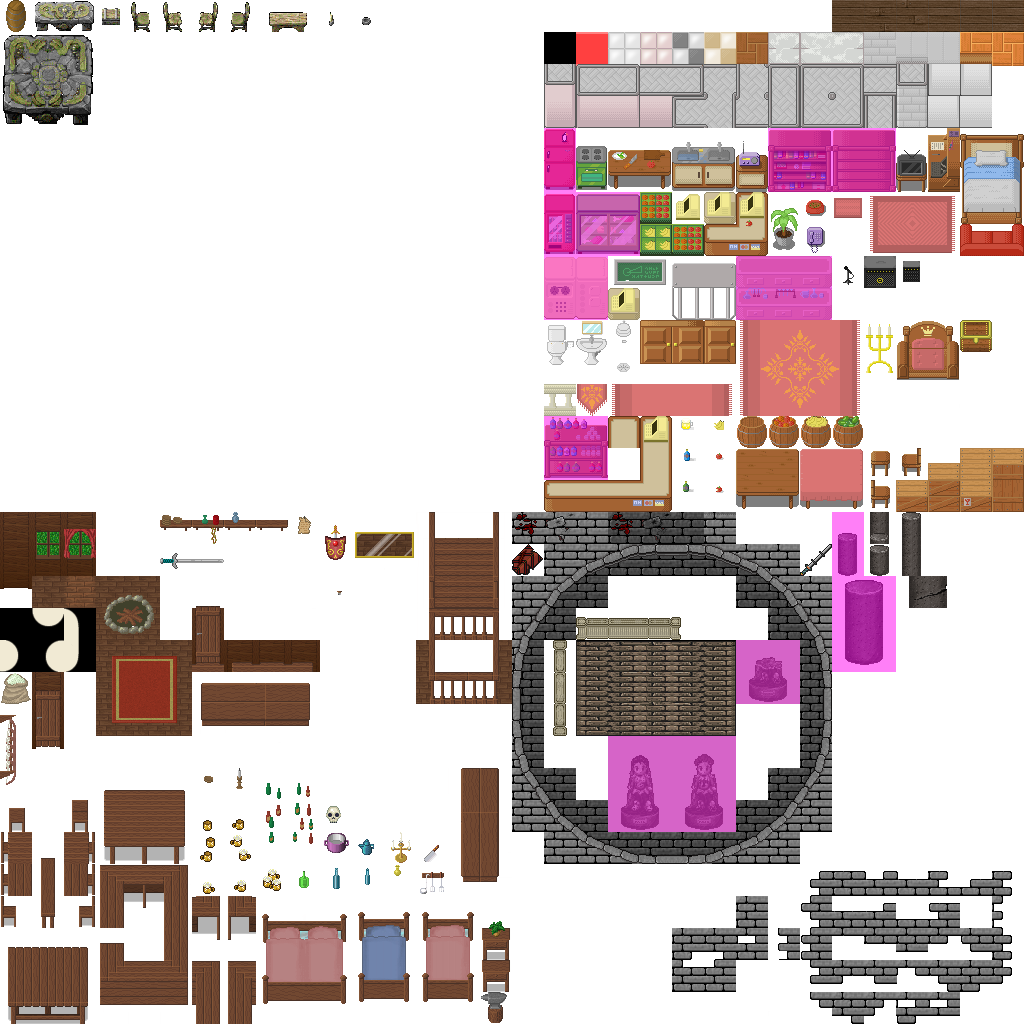
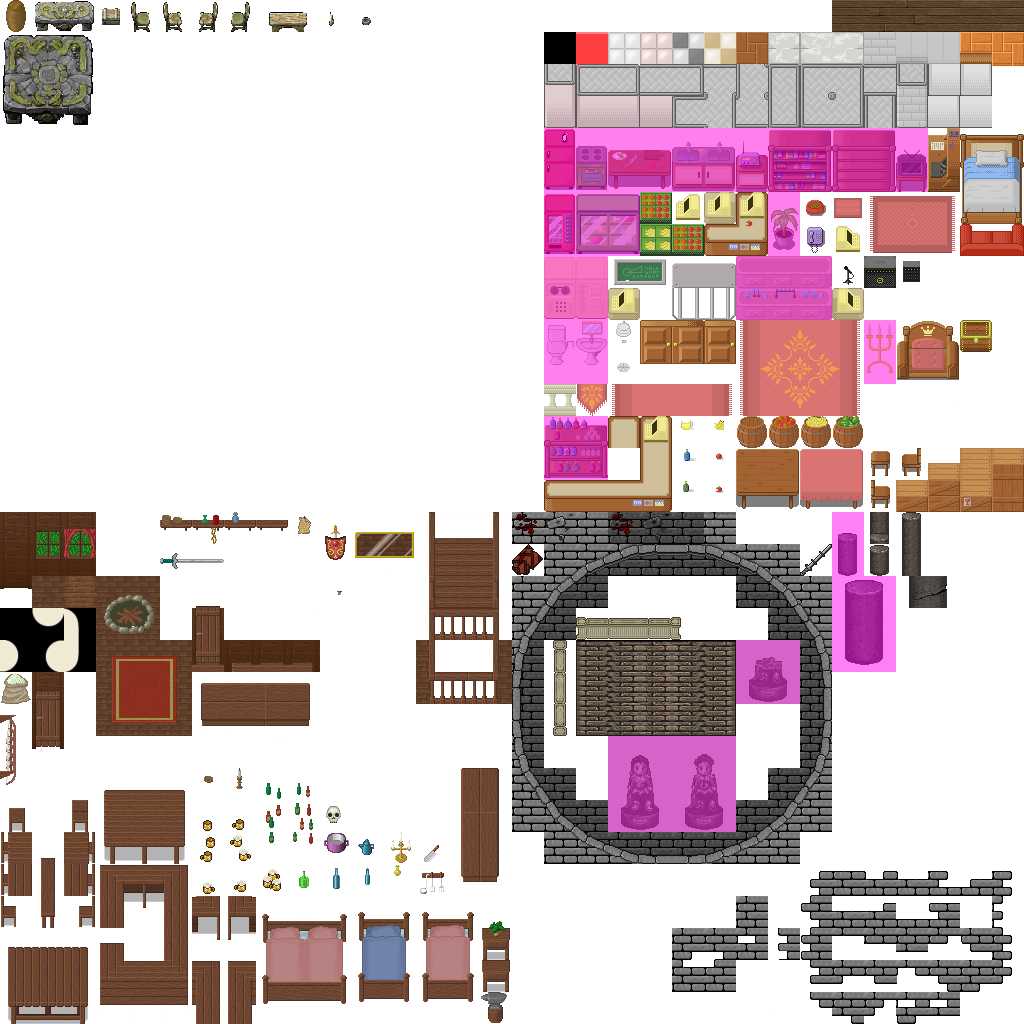
Layered file, before and after one edit (1024 × 1024). Changes by layer:
painted on "Pinkebene" over [544, 128, 928, 384]
painted on "Hintergrund" over [832, 226, 864, 320]
